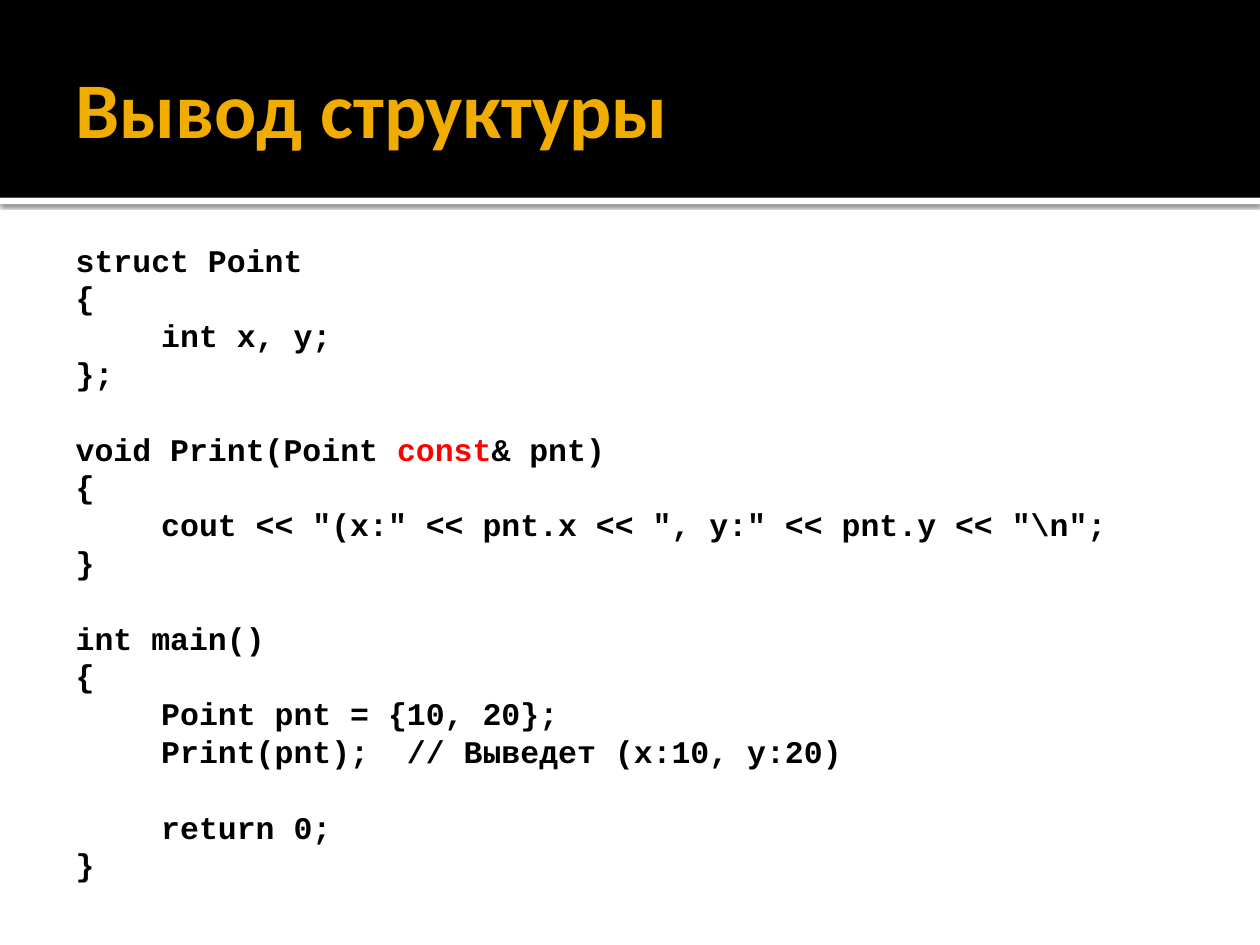
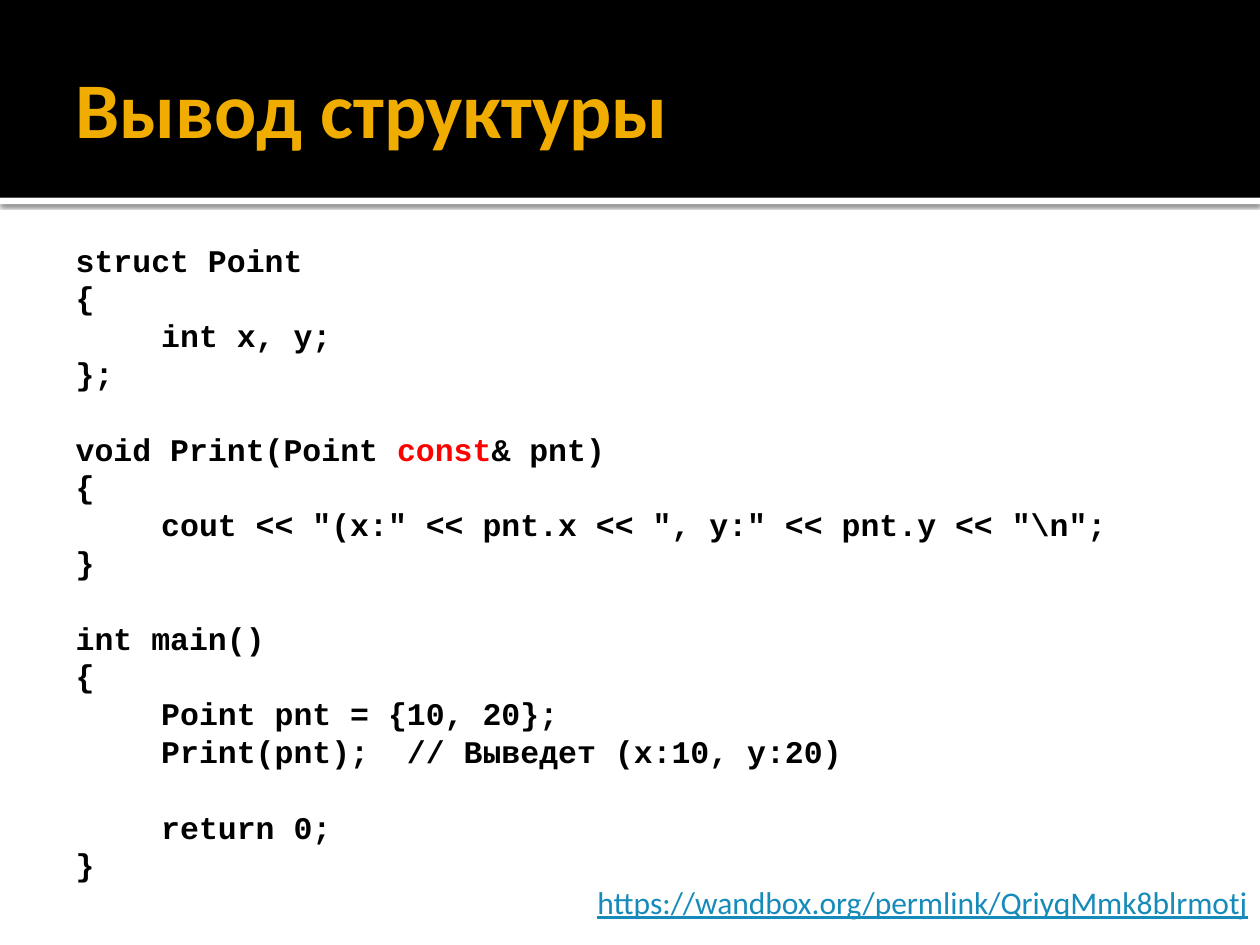
Before and after one commit to alexey-malov/oop, a slide deck: slide 116 of lectures/01/Синтаксис C++.pptx. Drawn at 1260x945 pixels with LibreOffice and Linux fonts; fonts in the diff are those of the drawing. Boxes give left, top, right and bottom in pixels: in the first picture for what was removed or moved away, otherwise in the second. Text is boxed around its words. In the diff, an @@ line names an element or a change of style, - is before the commit and + after.

```diff
--- a/lectures/01/Синтаксис C++.pptx
+++ b/lectures/01/Синтаксис C++.pptx
@@ text added at (x1=597, y1=892, x2=1247, y2=920), 18 pt, text #168BBA, underline @@
+https://wandbox.org/permlink/QriyqMmk8blrmotj
```
Also in this commit, not shown: 4 other slides changed.
